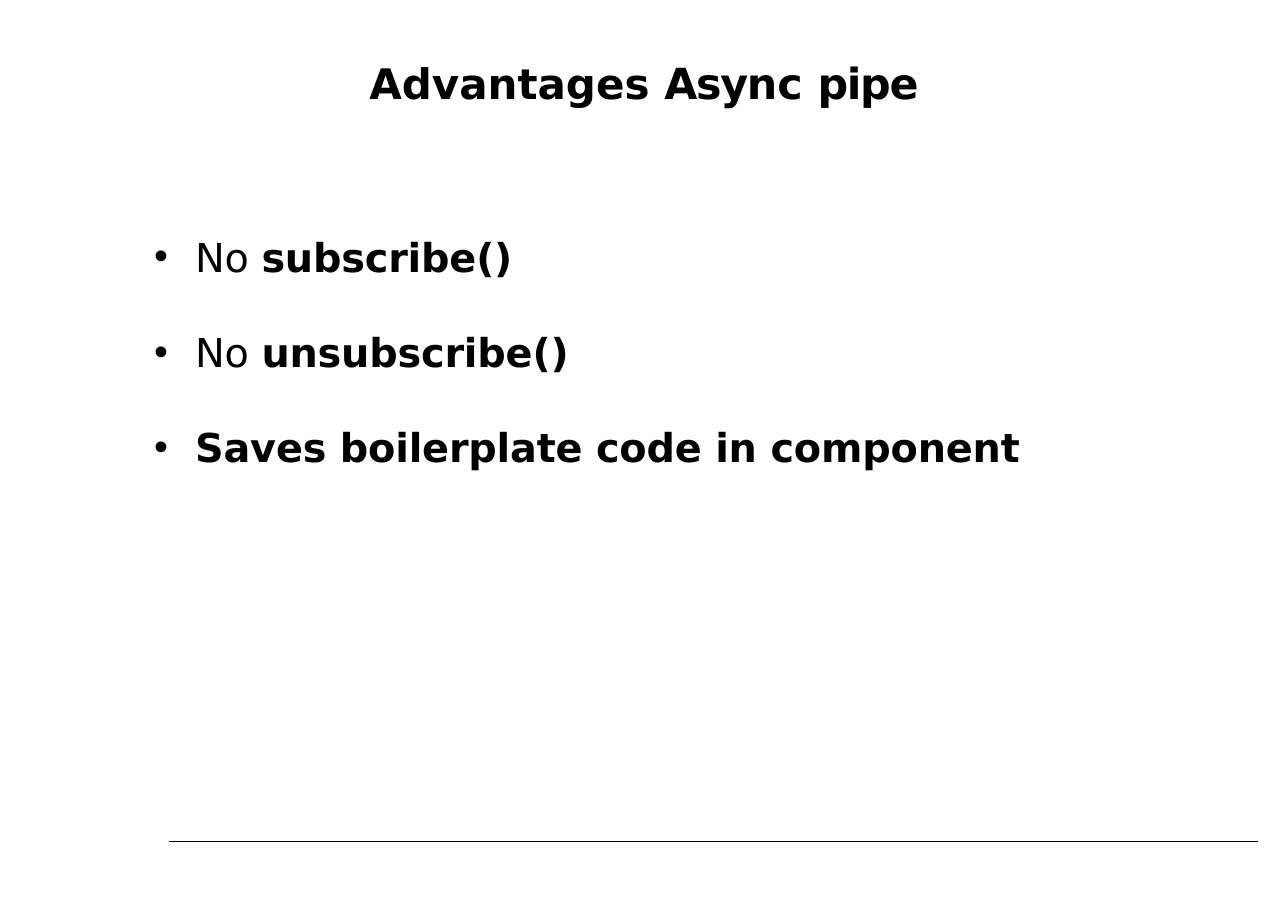
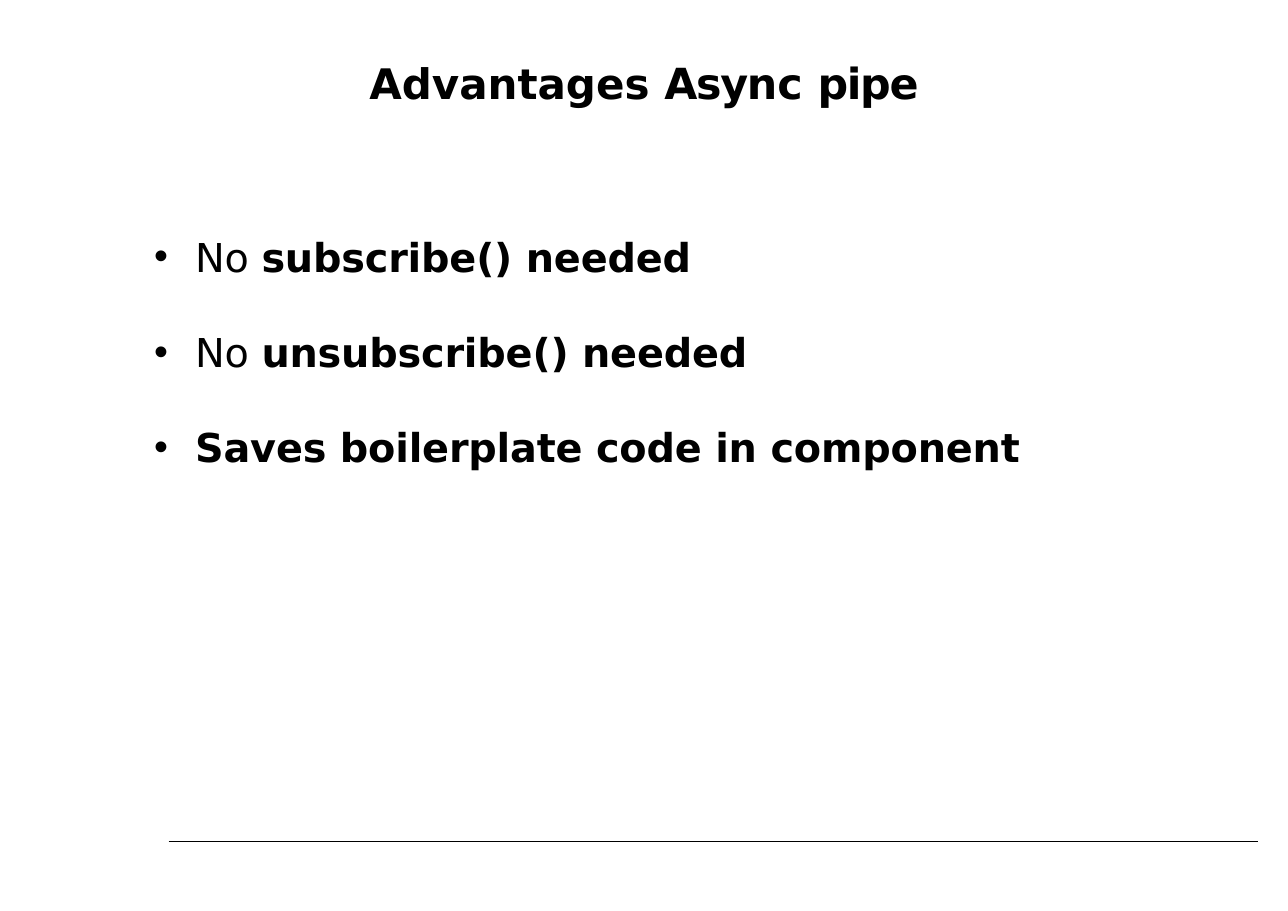
Before and after one commit to petereijgermans11/workshop-angular10, a slide deck: slide 44 of PPT/03- Angular Service.pptx. Drawn at 1288x911 pixels with LibreOffice and Linux fonts; fonts in the diff are those of the drawing. Boxes give left, top, right and bottom in pixels: in the first picture for what was removed or moved away, otherwise in the second. Text is boxed around its words. In the diff, an @@ line names an element or a change of style, - is before the commit and + after.

Commit message:
changed PPT

```diff
--- a/PPT/03- Angular Service.pptx
+++ b/PPT/03- Angular Service.pptx
@@ text at (195,241,747,373): text changed @@
-• No subscribe()
-• No unsubscribe()
+• No subscribe() needed
+• No unsubscribe() needed
```
Also in this commit, not shown: 3 other slides changed.
